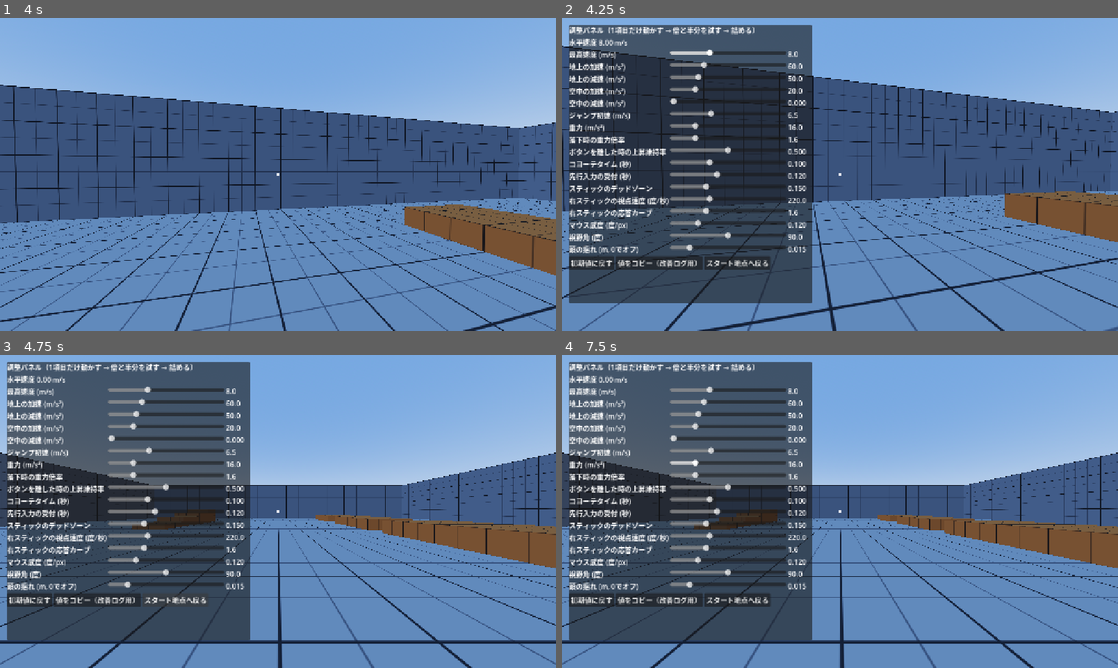
Above: before the commit, frames 1-4 (two rows, left to right).
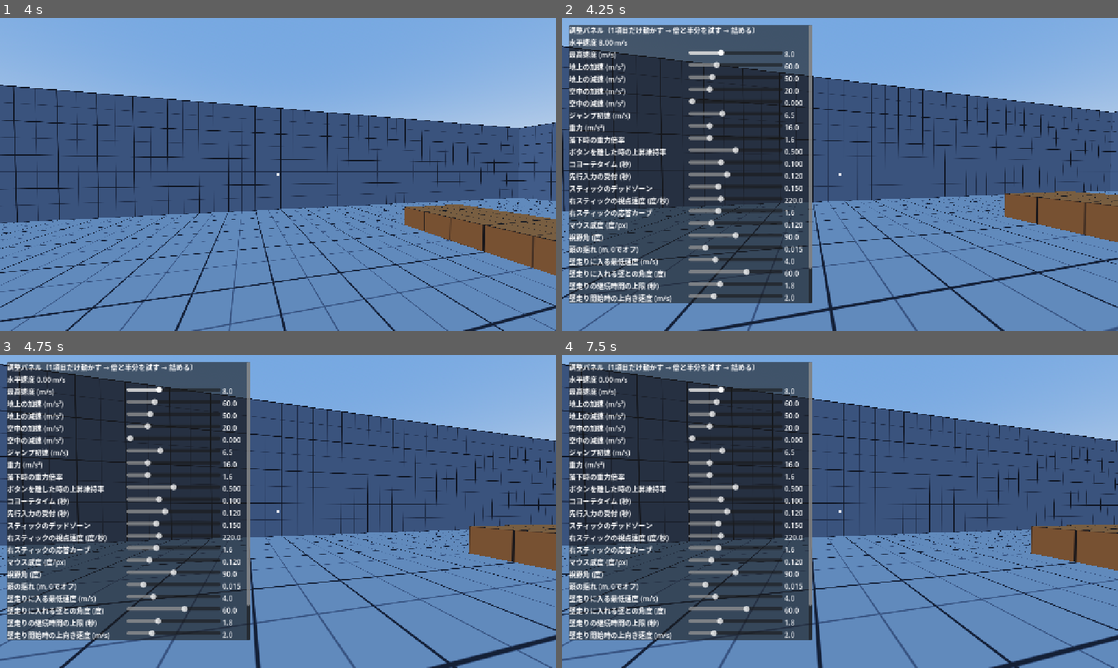
Above: after the commit, the same moments.

Repository: S70RM3892/Zuggle
Game: Godot game, scene res://scenes/main.tscn
The game is run twice, just before and just after one commit, with the same random seed, the same clock (stepped at 60 frames per second) and the same inputs.
Inputs (mouse positions are in pixels of both pictures, inside the frame that each line leads up to):
- Up to frame 1 (4 s): tap Enter at 0.5 s; move the mouse to (305, 174) at 0.52 s; hold Space (jump) 0.53-1.28 s; hold W (move_forward) from 0.53 s (still down); move the mouse to (250, 174) at 1.27 s; tap Down (look_down) at 1.35 s; tap Space (jump) at 1.52, 1.55, 1.82, 3.02, 3.05, 3.32 s; move the mouse to (289, 168) at 2.02 s; hold Space (jump) 2.03-2.78 s; tap Left (look_left) at 2.1 s; move the mouse to (272, 180) at 2.77 s; tap Right (look_right) at 2.85 s; move the mouse to (316, 177) at 3.52 s; hold Space (jump) from 3.53 s (still down); tap Up (look_up) at 3.6 s
- Up to frame 2 (4.25 s): keep holding W (move_forward); keep holding Space (jump); tap F1 (toggle_debug) at 4.15 s
- Up to frame 3 (4.75 s): release W (move_forward) at 4.25 s; release Space (jump) at 4.25 s; click (177, 599) at 4.25 s, where only the run before the commit has a clickable "スタート地点へ戻る"
- Up to frame 4 (7.5 s): click (739, 599) at 5 s, where only the run before the commit has a clickable "スタート地点へ戻る"; click (589, 599) at 5.75 s, where only the run before the commit has a clickable "初期値に戻す"; click (662, 599) at 6.5 s, where only the run before the commit has a clickable "値をコピー（改善ログ用）"; tap Space (jump) at 7.25, 7.35 s; move the mouse to (673, 464) at 7.27 s; hold A (move_left) from 7.28 s (still down)

Frame 1 is identical in both runs. In frame 2, 5.8% of the frame differs, in the area x 1-45%, y 2-92%; in frame 3, 38%; in frame 4, 38%, in the area x 0-100%, y 2-100%.

Commit message:
M2: 壁走りを追加
- 空中で壁の横にいると自動で壁走りに入り、進入時の速さを壁沿いに保つ
- 正面衝突・最低速度未満では入らない。同じ壁には着地するまで入り直さない
- 弱い重力で弧を描き、カメラを壁と反対側へ少し傾ける
- 壁の端で勢いを保ったまま抜ける。スティックで離れる、着地、上限時間（1.75秒）でも終わる
- 調整パネルに壁走りの値6つと残り時間の表示を追加
- 部屋の奥の壁に練習コース（隙間6m）を追加
- 壁走りの自動テストを追加。APKの版を0.2.0-m2に上げる

Co-Authored-By: Claude Opus 5.5 <noreply@anthropic.com>
Claude-Session: https://claude.ai/code/session_0157hafjJL2JXBPqaDyuAqpY

Diff:
--- a/scenes/main.tscn
+++ b/scenes/main.tscn
@@ -141,6 +141,20 @@
 size = Vector3(24, 5, 1)
 material = SubResource("mat_wall")
 
+[node name="WallrunCourse" type="Node3D" parent="Room"]
+
+[node name="StartPad" type="CSGBox3D" parent="Room/WallrunCourse"]
+transform = Transform3D(1, 0, 0, 0, 1, 0, 0, 0, 1, -7.5, 0.5, 16.25)
+use_collision = true
+size = Vector3(9, 1, 2.5)
+material = SubResource("mat_block")
+
+[node name="EndPad" type="CSGBox3D" parent="Room/WallrunCourse"]
+transform = Transform3D(1, 0, 0, 0, 1, 0, 0, 0, 1, 7.5, 0.5, 16.25)
+use_collision = true
+size = Vector3(9, 1, 2.5)
+material = SubResource("mat_block")
+
 [node name="Player" type="CharacterBody3D" parent="."]
 transform = Transform3D(1, 0, 0, 0, 1, 0, 0, 0, 1, 0, 0.9, 8)
 floor_snap_length = 0.3
--- a/scripts/debug_ui.gd
+++ b/scripts/debug_ui.gd
@@ -30,6 +30,8 @@
 func _process(_delta: float) -> void:
 	if visible:
 		_speed_label.text = "水平速度 %.2f m/s" % _player.horizontal_speed()
+		if _player.is_wall_running():
+			_speed_label.text += "　壁走り中（残り %.2f 秒）" % _player.wallrun_time_left()
 
 
 func _set_open(open: bool) -> void:
--- a/scripts/player.gd
+++ b/scripts/player.gd
@@ -1,11 +1,15 @@
 class_name Player
 extends CharacterBody3D
-## 一人称プレイヤー。M1：走り・ジャンプ・コヨーテタイム・先行入力。
+## 一人称プレイヤー。M1：走り・ジャンプ・コヨーテタイム・先行入力。M2：壁走り。
 ## 大原則：動作を切り替えても水平方向の速度を落とさない。
 
 const PITCH_LIMIT := deg_to_rad(89.0)
 const BOB_FREQ := 1.6 # 1mあたりの揺れの位相（ラジアン）
 const RESPAWN_Y := -20.0
+const WALL_REACH := 0.5 # 体の表面から何mまでの壁を壁走りの対象にするか
+const WALL_MAX_NORMAL_Y := 0.3 # 法線がこれより上下を向いていたら壁とみなさない
+const WALL_STICK := 1.0 # 壁走り中に壁へ押し付ける速度 (m/s)
+const WALL_PUSH_OFF := 1.0 # 時間切れで壁から離れるときの速度 (m/s)
 
 ## falseの間は入力を読まない（デバッグUIを開いているときなど）
 var input_enabled := true
@@ -16,8 +20,16 @@
 var _bob_phase := 0.0
 var _spawn_transform: Transform3D
 
+var _wallrunning := false
+var _wallrun_time := 0.0
+var _wallrun_speed := 0.0
+var _wall_normal := Vector3.ZERO
+var _wall_dir := Vector3.ZERO # 壁に沿って進む向き（水平・単位ベクトル）
+var _blocked_wall_normal := Vector3.ZERO # 着地するまで同じ壁には入り直さない
+
 @onready var head: Node3D = $Head
 @onready var camera: Camera3D = $Head/Camera3D
+@onready var _body_radius: float = ($Collision.shape as CapsuleShape3D).radius
 
 
 func _ready() -> void:
@@ -36,11 +48,19 @@
 	if input_enabled:
 		_process_stick_look(delta)
 	_update_timers(delta)
-	_apply_gravity(delta)
-	_try_jump()
-	_apply_jump_cut()
-	_apply_horizontal(delta)
+	if _wallrunning:
+		_apply_wallrun(delta)
+	else:
+		_apply_gravity(delta)
+		_try_jump()
+		_apply_jump_cut()
+		_apply_horizontal(delta)
+	var before := velocity
 	move_and_slide()
+	if _wallrunning:
+		_check_wallrun_end()
+	else:
+		_try_start_wallrun(before)
 	_update_camera(delta)
 	if global_position.y < RESPAWN_Y:
 		respawn()
@@ -50,10 +70,20 @@
 	global_transform = _spawn_transform
 	velocity = Vector3.ZERO
 	head.rotation = Vector3.ZERO
+	_wallrunning = false
+	_blocked_wall_normal = Vector3.ZERO
 
 
 func horizontal_speed() -> float:
 	return Vector2(velocity.x, velocity.z).length()
+
+
+func is_wall_running() -> bool:
+	return _wallrunning
+
+
+func wallrun_time_left() -> float:
+	return maxf(0.0, Tuning.wallrun_max_time - _wallrun_time) if _wallrunning else 0.0
 
 
 func _process_stick_look(delta: float) -> void:
@@ -74,6 +104,7 @@
 func _update_timers(delta: float) -> void:
 	if is_on_floor():
 		_coyote_timer = Tuning.coyote_time
+		_blocked_wall_normal = Vector3.ZERO
 	else:
 		_coyote_timer -= delta
 	if input_enabled and Input.is_action_just_pressed("jump"):
@@ -130,6 +161,114 @@
 	current = current.move_toward(target, rate * delta)
 	velocity.x = current.x
 	velocity.z = current.y
+
+
+func _try_start_wallrun(before: Vector3) -> void:
+	if is_on_floor():
+		return
+	# 壁に当たるとmove_and_slideで壁向きの成分が消えるので、動く前の速度で判定する
+	var h := Vector3(before.x, 0.0, before.z)
+	var speed := h.length()
+	if speed < maxf(Tuning.wallrun_min_speed, 0.01):
+		return
+	var dir := h / speed
+	var n := _find_side_wall(dir)
+	if n == Vector3.ZERO or n.dot(_blocked_wall_normal) > 0.9:
+		return
+	# 0なら壁と平行、1なら正面衝突。負なら壁から離れている
+	var into := -dir.dot(n)
+	if into < -0.1 or into > sin(deg_to_rad(Tuning.wallrun_max_angle)):
+		return
+	_wallrunning = true
+	_wallrun_time = 0.0
+	_wallrun_speed = speed # 進入時の速さを、向きだけ壁沿いに変えて保つ
+	_wall_normal = n
+	_wall_dir = _along_wall(n, dir)
+	_rising_from_jump = false
+	velocity.y = Tuning.wallrun_up_speed
+
+
+func _apply_wallrun(delta: float) -> void:
+	_wallrun_time += delta
+	var h := _wall_dir * _wallrun_speed - _wall_normal * WALL_STICK
+	velocity.x = h.x
+	velocity.z = h.z
+	velocity.y -= Tuning.gravity * Tuning.wallrun_gravity_mult * delta
+
+
+func _check_wallrun_end() -> void:
+	if is_on_floor():
+		_end_wallrun()
+	elif _wallrun_time >= Tuning.wallrun_max_time:
+		# 仕様：上限を超えたら落下する。壁から少し離して貼り付き直しを防ぐ
+		_end_wallrun()
+		velocity += _wall_normal * WALL_PUSH_OFF
+	elif _input_direction().dot(_wall_normal) > 0.5:
+		# 壁と反対へスティックを倒したら離れる
+		_end_wallrun()
+	elif horizontal_speed() < _wallrun_speed * 0.5:
+		# 前の障害物にぶつかって止められた。速さは戻さない
+		_wallrunning = false
+		_blocked_wall_normal = _wall_normal
+	else:
+		var n := _cast_wall(-_wall_normal)
+		if n == Vector3.ZERO:
+			# 壁が終わった：勢いを保ったまま抜ける
+			_end_wallrun()
+		else:
+			# 曲がった壁にも沿えるように、毎フレーム法線を取り直す
+			_wall_normal = n
+			_wall_dir = _along_wall(n, _wall_dir)
+
+
+## 壁走りをやめる。壁へ押し付けていた分を消し、壁沿いの速さはそのまま持ち出す。
+func _end_wallrun() -> void:
+	_wallrunning = false
+	_blocked_wall_normal = _wall_normal
+	var h := _wall_dir * _wallrun_speed
+	velocity.x = h.x
+	velocity.z = h.z
+
+
+## 進行方向の左右にある壁の法線（水平・単位ベクトル）。なければZERO。
+func _find_side_wall(dir: Vector3) -> Vector3:
+	if is_on_wall():
+		var n := _flat_wall_normal(get_wall_normal())
+		if n != Vector3.ZERO:
+			return n
+	var right := dir.cross(Vector3.UP)
+	var n := _cast_wall(right)
+	if n == Vector3.ZERO:
+		n = _cast_wall(-right)
+	return n
+
+
+func _cast_wall(direction: Vector3) -> Vector3:
+	var from := global_position
+	var query := PhysicsRayQueryParameters3D.create(from, from + direction * (_body_radius + WALL_REACH))
+	query.exclude = [get_rid()]
+	var hit := get_world_3d().direct_space_state.intersect_ray(query)
+	if hit.is_empty():
+		return Vector3.ZERO
+	return _flat_wall_normal(hit.normal)
+
+
+func _flat_wall_normal(n: Vector3) -> Vector3:
+	if absf(n.y) > WALL_MAX_NORMAL_Y:
+		return Vector3.ZERO
+	return Vector3(n.x, 0.0, n.z).normalized()
+
+
+func _along_wall(n: Vector3, prefer: Vector3) -> Vector3:
+	var t := Vector3.UP.cross(n).normalized()
+	return t if t.dot(prefer) >= 0.0 else -t
+
+
+func _input_direction() -> Vector3:
+	if not input_enabled:
+		return Vector3.ZERO
+	var input := Input.get_vector("move_left", "move_right", "move_forward", "move_back", Tuning.stick_deadzone)
+	return transform.basis * Vector3(input.x, 0.0, input.y)
 
 
 func _update_camera(delta: float) -> void:
@@ -140,3 +279,8 @@
 		_bob_phase += speed * BOB_FREQ * delta
 		bob_y = sin(_bob_phase) * Tuning.head_bob
 	camera.position.y = lerpf(camera.position.y, bob_y, minf(1.0, 15.0 * delta))
+	# 壁走り中は壁と反対側へ少し傾ける
+	var roll := 0.0
+	if _wallrunning:
+		roll = -_wall_normal.dot(global_transform.basis.x) * deg_to_rad(Tuning.wallrun_tilt)
+	camera.rotation.z = lerpf(camera.rotation.z, roll, minf(1.0, 10.0 * delta))
--- a/scripts/tuning.gd
+++ b/scripts/tuning.gd
@@ -21,6 +21,12 @@
 	["mouse_sensitivity", "マウス感度 (度/px)", 0.01, 0.5, 0.01],
 	["fov", "視野角 (度)", 60.0, 120.0, 1.0],
 	["head_bob", "頭の揺れ (m, 0でオフ)", 0.0, 0.1, 0.005],
+	["wallrun_min_speed", "壁走りに入る最低速度 (m/s)", 0.0, 15.0, 0.1],
+	["wallrun_max_angle", "壁走りに入れる壁との角度 (度)", 10.0, 90.0, 1.0],
+	["wallrun_max_time", "壁走りの継続時間の上限 (秒)", 0.2, 5.0, 0.05],
+	["wallrun_up_speed", "壁走り開始時の上向き速度 (m/s)", 0.0, 8.0, 0.1],
+	["wallrun_gravity_mult", "壁走り中の重力倍率", 0.0, 1.0, 0.01],
+	["wallrun_tilt", "壁走り中のカメラの傾き (度, 0でオフ)", 0.0, 20.0, 0.5],
 ]
 
 var max_speed := 8.0
@@ -40,6 +46,12 @@
 var mouse_sensitivity := 0.12
 var fov := 90.0
 var head_bob := 0.015
+var wallrun_min_speed := 4.0
+var wallrun_max_angle := 60.0 # 壁に対して正面に近い角度で当たったら壁走りにしない
+var wallrun_max_time := 1.75 # 初代Titanfallの値
+var wallrun_up_speed := 2.0
+var wallrun_gravity_mult := 0.25
+var wallrun_tilt := 6.0 # 一人称では酔いに直結するので控えめ
 
 var _defaults := {}
 
--- /dev/null
+++ b/tests/test_wallrun.gd
@@ -0,0 +1,196 @@
+extends Node
+## M2の壁走りを自動で確かめる。実行：
+##   godot --headless --path . res://tests/test_wallrun.tscn
+## 失敗があれば終了コード1で終わる。
+## RunWallの手前の面はz=17.5、x=-12〜12。プレイヤーの半径は0.35m。
+## WallrunCourseの足場は上面y=1、x=-12〜-3とx=3〜12（隙間6m）。
+
+const WALL_SIDE_Z := 17.5 - 0.35 - 0.05 # 壁に沿って空中にいる位置
+
+var DT := 1.0 / Engine.physics_ticks_per_second
+
+var _player: Player
+var _failures := 0
+
+
+func _ready() -> void:
+	var scene: Node = load("res://scenes/main.tscn").instantiate()
+	add_child(scene)
+	_player = scene.get_node("Player")
+	_run.call_deferred()
+
+
+func _run() -> void:
+	await _test_enters_and_keeps_speed()
+	await _test_reduced_gravity()
+	await _test_time_limit()
+	await _test_exits_at_wall_end()
+	await _test_head_on_does_not_start()
+	await _test_too_slow_does_not_start()
+	await _test_stick_away_detaches()
+	await _test_jump_into_wall()
+	await _test_course()
+	print("\n%s" % ("ALL PASSED" if _failures == 0 else "%d FAILED" % _failures))
+	get_tree().quit(1 if _failures > 0 else 0)
+
+
+func _check(cond: bool, label: String) -> void:
+	if cond:
+		print("  ok   ", label)
+	else:
+		print("  FAIL ", label)
+		_failures += 1
+
+
+func _frames(n: int) -> void:
+	for i in n:
+		await get_tree().physics_frame
+
+
+func _release_all() -> void:
+	for action in ["move_forward", "move_back", "move_left", "move_right", "jump"]:
+		Input.action_release(action)
+
+
+## 床に一度立たせて状態を戻してから、指定の位置・速度で空中に置く。
+func _launch(pos: Vector3, vel: Vector3, yaw_deg := -90.0) -> void:
+	_release_all()
+	_player.respawn()
+	await _frames(30)
+	_player.rotation = Vector3(0, deg_to_rad(yaw_deg), 0) # -90度で前(-Z)が+Xを向く
+	_player.global_position = pos
+	# 置いた直後の1フレームは前回の「床の上」判定が残るので、止めたまま空中判定にする
+	_player.velocity = Vector3.ZERO
+	await _frames(1)
+	_player.velocity = vel
+
+
+func _test_enters_and_keeps_speed() -> void:
+	print("壁沿いを跳ぶと壁走りに入る")
+	await _launch(Vector3(-10, 3, WALL_SIDE_Z), Vector3(8, 0, 0))
+	await _frames(3)
+	_check(_player.is_wall_running(), "空中で壁の横にいると自動で入る")
+	await _frames(int(0.5 / DT))
+	_check(_player.is_wall_running(), "0.5秒後も続いている")
+	_check(absf(_player.horizontal_speed() - 8.0) < 0.05, "進入時の速さを保つ (%.2f)" % _player.horizontal_speed())
+
+
+func _test_reduced_gravity() -> void:
+	print("壁走り中は落ちにくい")
+	await _launch(Vector3(-10, 3, WALL_SIDE_Z), Vector3(8, 0, 0))
+	var y0 := _player.global_position.y
+	await _frames(int(1.0 / DT))
+	var dropped := y0 - _player.global_position.y
+	var free_fall := 0.5 * Tuning.gravity * Tuning.fall_gravity_mult * 1.0
+	_check(_player.is_wall_running(), "1秒後も壁走り中")
+	_check(dropped < free_fall * 0.3, "1秒で %.2f m しか下がらない（自由落下なら %.2f m）" % [dropped, free_fall])
+
+
+func _test_time_limit() -> void:
+	print("継続時間の上限")
+	# 遅めに走らせ、壁の端より先に時間切れになるようにする
+	await _launch(Vector3(-11, 4.4, WALL_SIDE_Z), Vector3(5, 0, 0))
+	await _frames(1)
+	_check(_player.is_wall_running(), "入る")
+	var frames := 1
+	while _player.is_wall_running() and frames < 600:
+		await get_tree().physics_frame
+		frames += 1
+	var expected := int(Tuning.wallrun_max_time / DT)
+	_check(absi(frames - expected) <= 2, "上限で外れる (%d / %d フレーム)" % [frames, expected])
+	_check(not _player.is_on_floor(), "外れたのは空中")
+	await _frames(int(0.05 / DT))
+	_check(not _player.is_wall_running(), "同じ壁にすぐ貼り付き直さない")
+	_check(_player.velocity.y < -2.0, "落下している (vy %.2f)" % _player.velocity.y)
+
+
+func _test_exits_at_wall_end() -> void:
+	print("壁の端で抜ける")
+	await _launch(Vector3(9, 3.5, WALL_SIDE_Z), Vector3(8, 0, 0))
+	await _frames(3)
+	_check(_player.is_wall_running(), "入る")
+	# 端(x=12)まで約0.4秒
+	await _frames(int(0.6 / DT))
+	_check(not _player.is_wall_running(), "端を過ぎたら外れる")
+	_check(_player.global_position.x > 12.0, "壁の外へ出ている (x %.2f)" % _player.global_position.x)
+	_check(absf(_player.horizontal_speed() - 8.0) < 0.05, "勢いを保ったまま抜ける (%.2f)" % _player.horizontal_speed())
+
+
+func _test_head_on_does_not_start() -> void:
+	print("正面から当たったら壁走りにしない")
+	await _launch(Vector3(0, 3, 15), Vector3(0, 0, 8), 180.0)
+	var ran := false
+	for i in int(0.6 / DT):
+		await get_tree().physics_frame
+		ran = ran or _player.is_wall_running()
+	_check(not ran, "壁に正面からぶつかっても入らない")
+
+
+func _test_too_slow_does_not_start() -> void:
+	print("遅いと入らない")
+	await _launch(Vector3(-10, 3, WALL_SIDE_Z), Vector3(Tuning.wallrun_min_speed * 0.5, 0, 0))
+	await _frames(10)
+	_check(not _player.is_wall_running(), "最低速度未満では入らない")
+
+
+func _test_stick_away_detaches() -> void:
+	print("壁と反対へ倒すと離れる")
+	await _launch(Vector3(-10, 3, WALL_SIDE_Z), Vector3(8, 0, 0))
+	await _frames(10)
+	_check(_player.is_wall_running(), "入る")
+	# yaw -90度では、左(move_left)が-Z＝壁から離れる向き
+	Input.action_press("move_left")
+	await _frames(3)
+	_check(not _player.is_wall_running(), "離れる")
+	Input.action_release("move_left")
+
+
+func _test_jump_into_wall() -> void:
+	print("床から斜めに跳んで壁に入る")
+	_release_all()
+	_player.respawn()
+	await _frames(30)
+	# RunWallの裏側（面はz=18.5）の床で、壁から1.5m離れ、壁へ20度寄せた向きに走って跳ぶ
+	_player.global_position = Vector3(-11, 0.9, 20.0)
+	_player.rotation = Vector3(0, deg_to_rad(-90.0 + 20.0), 0)
+	Input.action_press("move_forward")
+	await _frames(int(0.5 / DT))
+	var speed := _player.horizontal_speed()
+	Input.action_press("jump")
+	var ran := false
+	for i in int(1.0 / DT):
+		await get_tree().physics_frame
+		if _player.is_wall_running():
+			ran = true
+			break
+	_check(ran, "壁走りに入る")
+	await _frames(int(0.2 / DT))
+	_check(_player.horizontal_speed() >= speed - 0.05, "走ってきた速さを落とさない (%.2f → %.2f)" % [speed, _player.horizontal_speed()])
+	_release_all()
+
+
+func _test_course() -> void:
+	print("コース：StartPadから壁を走ってEndPadへ")
+	_release_all()
+	_player.respawn()
+	await _frames(30)
+	_player.global_position = Vector3(-11.5, 1.9, 16.25)
+	# 壁へ少し寄せて走る（実際のプレイでも壁に寄って跳ぶ）
+	_player.rotation = Vector3(0, deg_to_rad(-90.0 - 8.0), 0)
+	await _frames(30)
+	_check(_player.is_on_floor(), "StartPadに立つ")
+	Input.action_press("move_forward")
+	# 足場の端(x=-3)の少し手前で跳ぶ
+	while _player.global_position.x < -4.0:
+		await get_tree().physics_frame
+	Input.action_press("jump")
+	var ran := false
+	for i in int(2.5 / DT):
+		await get_tree().physics_frame
+		ran = ran or _player.is_wall_running()
+		if ran and _player.is_on_floor():
+			break
+	_check(ran, "途中で壁走りした")
+	var pos := _player.global_position
+	_check(_player.is_on_floor() and pos.x > 3.0 and pos.y > 1.5, "EndPadに着地 (%.2f, %.2f)" % [pos.x, pos.y])
+	_release_all()
--- /dev/null
+++ b/tests/test_wallrun.tscn
@@ -0,0 +1,6 @@
+[gd_scene format=3]
+
+[ext_resource type="Script" path="res://tests/test_wallrun.gd" id="1_test"]
+
+[node name="TestWallrun" type="Node"]
+script = ExtResource("1_test")
Not shown, changed: export_presets.cfg
Not shown, added: tests/test_wallrun.gd.uid
Not shown, changed: README.md
